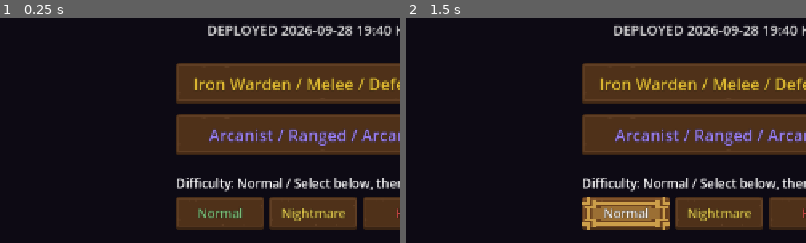
Above: before the commit, frames 1-2 (left to right).
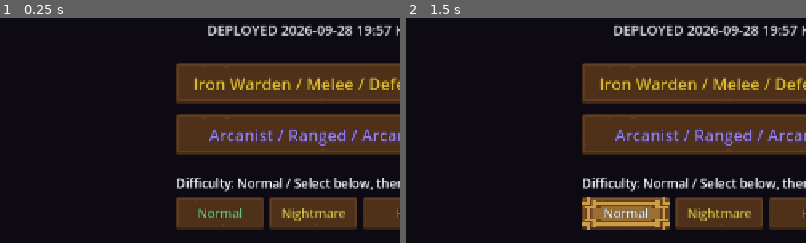
Above: after the commit, the same moments.

Repository: jflakeee/diablo
Game: Godot game, scene res://main.tscn
Two runs of this game, one before a commit and one after it. Both use one fixed random seed, a clock stepped at 60 frames per second and the inputs below.
Inputs:
- Up to frame 1 (0.25 s): no input
- Up to frame 2 (1.5 s): click "Normal" at 0.5 s; click "Normal" at 1.25 s
The pictures show only the part of the screen within x 11-61%, y 32-82%; the shares and areas given below are measured in that part.

The runs differ from the first frame. In frame 1, 0.1% of the frame differs, in the area x 94-98%, y 3-8%; in frame 2, 0.1%.

Commit message:
Add item acquisition toast log

Diff:
--- a/prototype/game_dungeon/main.gd
+++ b/prototype/game_dungeon/main.gd
@@ -36,7 +36,7 @@
 const FogOverlay := preload("res://fog_overlay.gd")
 const TemplateTheme := preload("res://ui/template_theme.gd")
 const CombatFX := preload("res://combat_fx.gd")
-const DEPLOYED_AT_KST := "2026-09-28 19:40 KST"
+const DEPLOYED_AT_KST := "2026-09-28 19:57 KST"
 
 var _grid: Array = []
 var _astar: AStarGrid2D
@@ -80,6 +80,8 @@
 const SPELL_RANGE := 7.0
 const FIREBALL_CD := 0.6
 const EQUIPMENT_SLOTS := ["weapon", "armor", "ring_left", "ring_right", "amulet"]
+const ITEM_TOAST_VISIBLE_LIMIT := 4
+const ITEM_EVENT_HISTORY_LIMIT := 24
 
 var _class := "warden"
 var _projectiles: Array = []
@@ -109,6 +111,8 @@
 
 var _joy: JoystickScript
 var _hud: Label
+var _item_toast_box: VBoxContainer
+var _item_event_history: Array[Dictionary] = []
 var _skill_buttons: Dictionary = {}
 # ── 포션 & 벨트 (P6 생존) ──
 const BELT_MAX := 8
@@ -1104,6 +1108,16 @@
 	_hud.add_theme_font_size_override("font_size", _accessibility.font_size(13 if mobile_profile else 18))
 	ui_root.add_child(_hud)
 
+	_item_toast_box = VBoxContainer.new()
+	_item_toast_box.name = "ItemToastLog"
+	_item_toast_box.z_index = 180
+	_item_toast_box.mouse_filter = Control.MOUSE_FILTER_IGNORE
+	var toast_width := minf(520.0, vp.x - 32.0)
+	_item_toast_box.position = Vector2((vp.x - toast_width) * 0.5, safe.position.y + 48.0)
+	_item_toast_box.size = Vector2(toast_width, 0)
+	_item_toast_box.add_theme_constant_override("separation", 6)
+	ui_root.add_child(_item_toast_box)
+
 	# 포션 벨트 버튼(모바일): 좌하단, 조이스틱 위. 빨강=생명 / 파랑=마나
 	_pot_hp_btn = _make_potion_button("HP", Color(0.75, 0.15, 0.15), mobile_layout["potion_hp"], _quaff_health, mobile_layout["potion_size"])
 	_pot_mp_btn = _make_potion_button("MP", Color(0.15, 0.3, 0.8), mobile_layout["potion_mp"], _quaff_mana, mobile_layout["potion_size"])
@@ -1278,8 +1292,14 @@
 	var future_kept: bool = _inventory.has(locked)
 	pickup_test_item.call(protected)
 	var protected_kept: bool = _inventory.has(protected)
-	var ok: bool = empty_equipped and upgraded and lower_sold and future_kept and protected_kept
-	print("[AUTO_EQUIP_SELL] empty=%s upgrade=%s replaced_sold=%s lower_sold=%s future_kept=%s protected=%s verdict=%s" % [str(empty_equipped), str(upgraded), str(_gold_sold > 0), str(lower_sold), str(future_kept), str(protected_kept), "PASS" if ok else "FAIL"])
+	var positive_power_event := false
+	for event in _item_event_history:
+		if float(event.get("delta", 0.0)) > 0.0 and not String(event.get("options", "")).is_empty():
+			positive_power_event = true
+			break
+	var toast_log_ok := _item_event_history.size() >= 5 and positive_power_event and _item_toast_box.get_child_count() <= ITEM_TOAST_VISIBLE_LIMIT
+	var ok: bool = empty_equipped and upgraded and lower_sold and future_kept and protected_kept and toast_log_ok
+	print("[AUTO_EQUIP_SELL] empty=%s upgrade=%s replaced_sold=%s lower_sold=%s future_kept=%s protected=%s toast_log=%s events=%d verdict=%s" % [str(empty_equipped), str(upgraded), str(_gold_sold > 0), str(lower_sold), str(future_kept), str(protected_kept), str(toast_log_ok), _item_event_history.size(), "PASS" if ok else "FAIL"])
 	await get_tree().create_timer(1.0).timeout
 	get_tree().quit()
 
@@ -3052,6 +3072,7 @@
 		_items_picked += int(it.get("amount", 1))
 		_spawn_text(_player.position, "+%s x%d" % [String(it["name"]), int(it.get("amount", 1))], Color.VIOLET)
 		return
+	var power_before := _loadout_combat_power(_equipped)
 	_inventory.append(it)
 	_items_picked += 1
 	if _collection.accepts(it):
@@ -3060,6 +3081,8 @@
 			_combat_log = "COLLECTION DISCOVERED: %s" % Item.display_name(it)
 	_spawn_text(_player.position, "+" + Item.display_name(it), Item.quality_color(String(it["quality"])))
 	var equip_result := _auto_equip(it)
+	var item_action := "AUTO EQUIPPED" if equip_result in ["EQUIPPED_EMPTY", "EQUIPPED_UPGRADE"] else "ADDED TO BAG"
+	var item_note := ""
 	if equip_result in ["KEPT_LOWER_POWER", "KEPT_REQUIREMENT_LOCKED"]:
 		var requirement_locked := equip_result == "KEPT_REQUIREMENT_LOCKED"
 		if _automation.should_auto_sell(it, _item_value(it), requirement_locked):
@@ -3068,8 +3091,54 @@
 			_gold += sale_value
 			_gold_sold += sale_value
 			_combat_log = "AUTO SOLD: %s / +%dg" % [Item.display_name(it), sale_value]
+			item_action = "AUTO SOLD"
+			item_note = "+%d GOLD" % sale_value
 			_spawn_text(_player.position + Vector2(0, -42), "+%dg AUTO SELL" % sale_value, Color(1.0, 0.85, 0.25))
+	_push_item_event(item_action, it, power_before, _loadout_combat_power(_equipped), item_note)
 	_rebuild_inv()
+
+func _push_item_event(action: String, it: Dictionary, power_before: float, power_after: float, note: String = "") -> void:
+	var options := Item.affix_text(it)
+	if options.is_empty():
+		options = "No additional options"
+	var delta := power_after - power_before
+	var power_line := "TOTAL POWER %.0f -> %.0f (%+.0f)" % [power_before, power_after, delta]
+	var lines := ["[%s] %s" % [action, Item.display_name(it)], "OPTIONS: %s" % options, power_line]
+	if not note.is_empty():
+		lines.append(note)
+	var entry: Dictionary = {"action": action, "name": Item.display_name(it), "options": options, "power_before": power_before, "power_after": power_after, "delta": delta, "note": note, "time": Time.get_ticks_msec()}
+	_item_event_history.append(entry)
+	while _item_event_history.size() > ITEM_EVENT_HISTORY_LIMIT:
+		_item_event_history.pop_front()
+	if not is_instance_valid(_item_toast_box):
+		return
+	var panel := PanelContainer.new()
+	panel.mouse_filter = Control.MOUSE_FILTER_IGNORE
+	var style := StyleBoxFlat.new()
+	style.bg_color = Color(0.025, 0.02, 0.035, 0.90)
+	style.border_color = Item.quality_color(String(it.get("quality", "normal")))
+	style.set_border_width_all(2)
+	style.set_corner_radius_all(6)
+	style.content_margin_left = 12.0
+	style.content_margin_right = 12.0
+	style.content_margin_top = 7.0
+	style.content_margin_bottom = 7.0
+	panel.add_theme_stylebox_override("panel", style)
+	var label := Label.new()
+	label.text = "\n".join(lines)
+	label.autowrap_mode = TextServer.AUTOWRAP_WORD_SMART
+	label.add_theme_font_size_override("font_size", _accessibility.font_size(14 if _mobile_profile else 17))
+	label.add_theme_color_override("font_color", Color(0.95, 0.94, 0.9))
+	panel.add_child(label)
+	_item_toast_box.add_child(panel)
+	while _item_toast_box.get_child_count() > ITEM_TOAST_VISIBLE_LIMIT:
+		var oldest := _item_toast_box.get_child(0)
+		_item_toast_box.remove_child(oldest)
+		oldest.queue_free()
+	var tween := panel.create_tween()
+	tween.tween_interval(4.8)
+	tween.tween_property(panel, "modulate:a", 0.0, 0.45)
+	tween.finished.connect(panel.queue_free)
 
 func _affix_power(affixes: Dictionary) -> float:
 	var mana_weight := 1.2 if _class == "arcanist" else 0.45
@@ -3139,12 +3208,14 @@
 		_combat_log = "EQUIP REQUIREMENTS NOT MET: %s" % ", ".join(requirement_failures)
 		return
 	var slot := _equipment_slot_for_item(it)
+	var power_before := _loadout_combat_power(_equipped)
 	var old: Dictionary = _equipped[slot]
 	if not old.is_empty() and old != it:
 		if not _automation.list_auction(old, int(Time.get_ticks_msec() / 1000)):
 			_inventory.append(old)
 	_inventory.erase(it)
 	_equip(it, slot)
+	_push_item_event("MANUAL EQUIP", it, power_before, _loadout_combat_power(_equipped))
 
 func _equipment_slot_for_item(it: Dictionary) -> String:
 	var item_slot := String(it.get("slot", ""))
@@ -3518,6 +3589,8 @@
 	var it := Item.generate(_rng, base, ilvl, q)
 	_inventory.append(it)
 	_combat_log = "Gamble (%dg): %s" % [cost, Item.display_name(it)]
+	var current_power := _loadout_combat_power(_equipped)
+	_push_item_event("GAMBLE", it, current_power, current_power, "-%d GOLD" % cost)
 	_rebuild_inv()
 	_refresh_vendor()
 
@@ -3581,6 +3654,7 @@
 		_combat_log = "Cannot equip: %s" % ", ".join(failures)
 		return
 	var slot := _equipment_slot_for_item(it)
+	var power_before := _loadout_combat_power(_equipped)
 	var old: Dictionary = _equipped[slot]
 	if not _collection.take(it):
 		return
@@ -3589,6 +3663,7 @@
 		_inventory.append(old)
 	_equip(it, slot)
 	_combat_log = "COLLECTION EQUIPPED: %s" % Item.display_name(it)
+	_push_item_event("COLLECTION EQUIP", it, power_before, _loadout_combat_power(_equipped))
 	_rebuild_inv()
 
 func _buy_collection_page() -> void:
